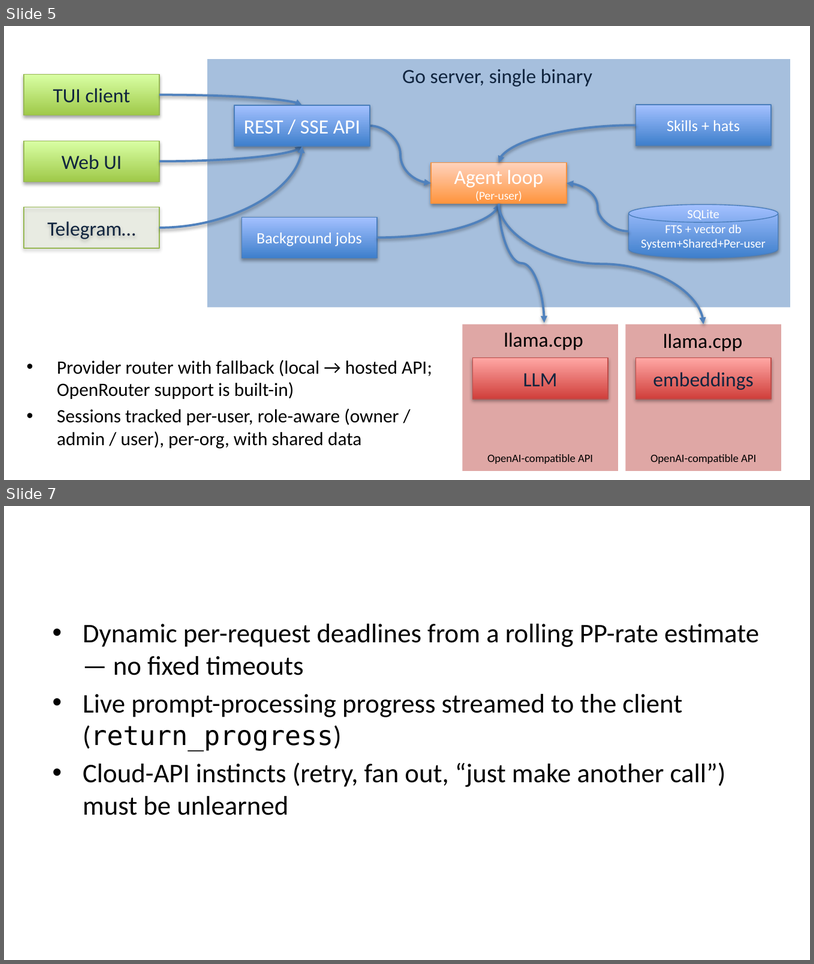
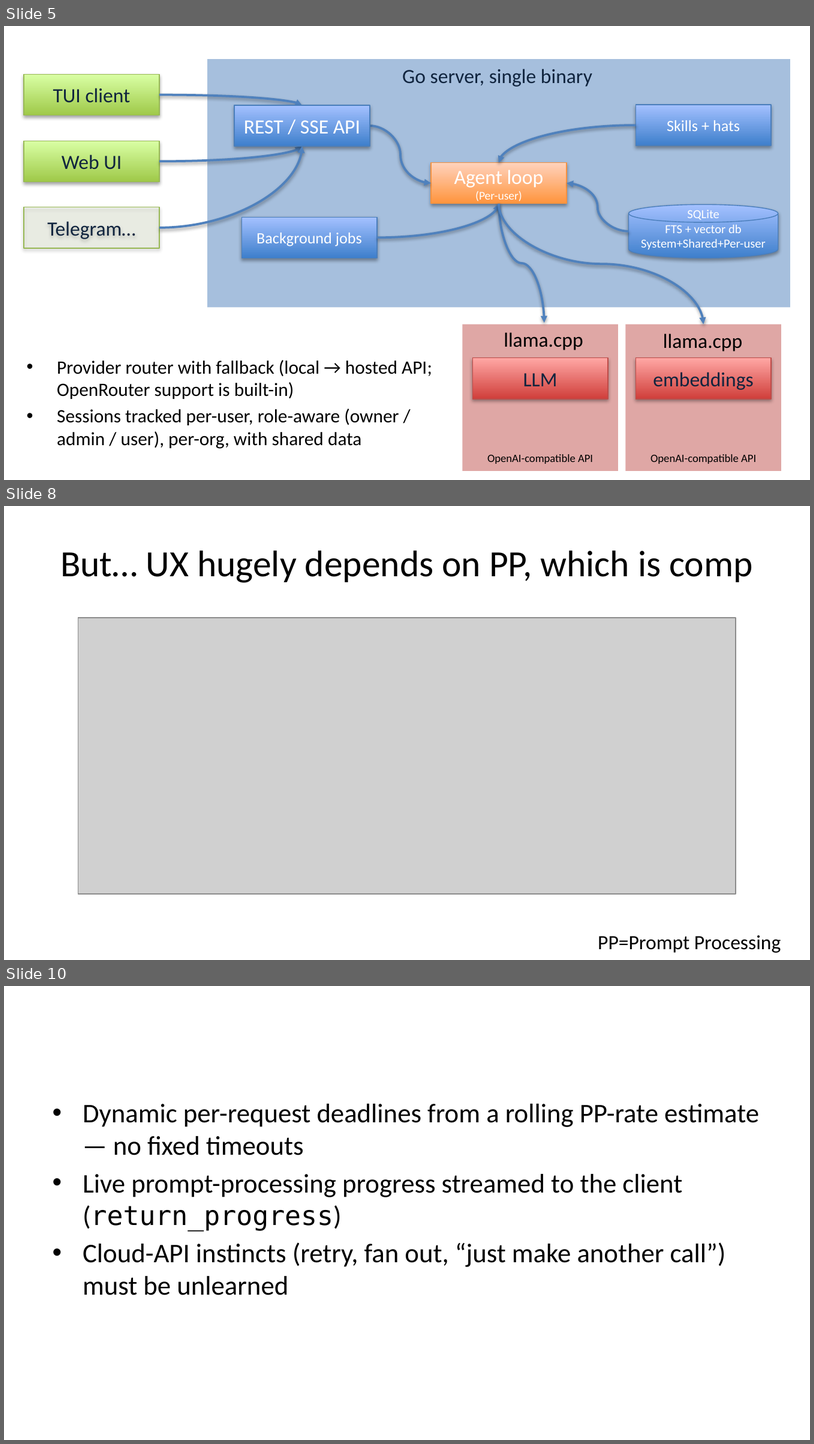
Before and after one commit to ivoras/harlequin, a slide deck: docs/croai2026/slides-pptx.pptx. Shown one above the other, each under a label of ours: slides 5 and 7 before the commit, slides 5, 8 and 10 after it; the slides between them are not shown. The pictures are 814x964 and 814x1444 pixels, drawn with LibreOffice and Linux fonts; fonts in the diff are those of the drawing; grey boxes stand for pictures. Boxes give left, top, right and bottom in pixels: in the first picture for what was removed or moved away, otherwise in the second. Text is boxed around its words. In the diff, an @@ line names an element or a change of style, - is before the commit and + after.

```diff
--- a/docs/croai2026/slides-pptx.pptx
+++ b/docs/croai2026/slides-pptx.pptx
@@ slide 8 added at (4,506,810,960), background #FFFFFF @@
@@ title added at (60,550,753,583), 33 pt, text #000000 @@
+But… UX hugely depends on PP, which is comp
@@ picture added at (78,617,736,893) @@
@@ text added at (598,935,782,952), 18 pt, text #000000 @@
+PP=Prompt Processing
@@ what was slide 7 is now slide 10 @@
```
Also in this commit, not shown: 1 slide changed, 2 other slides added, 1 other file.
